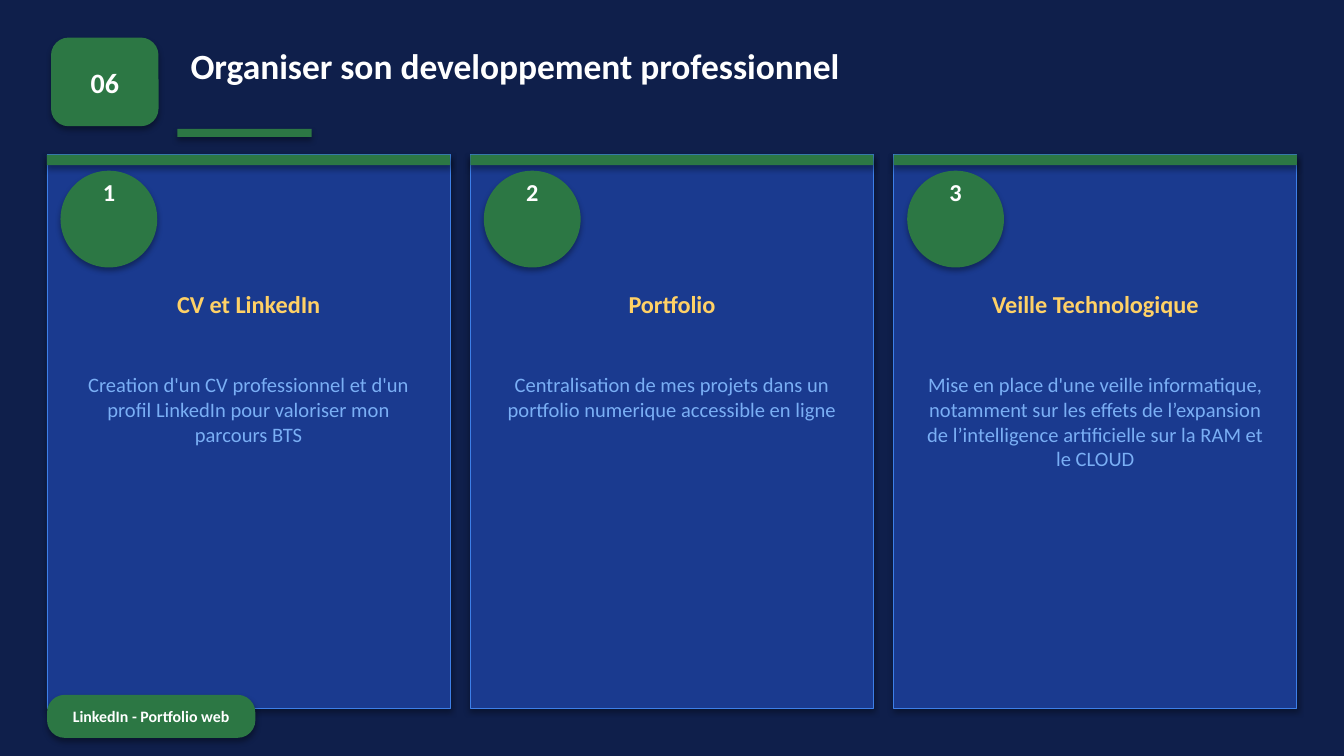
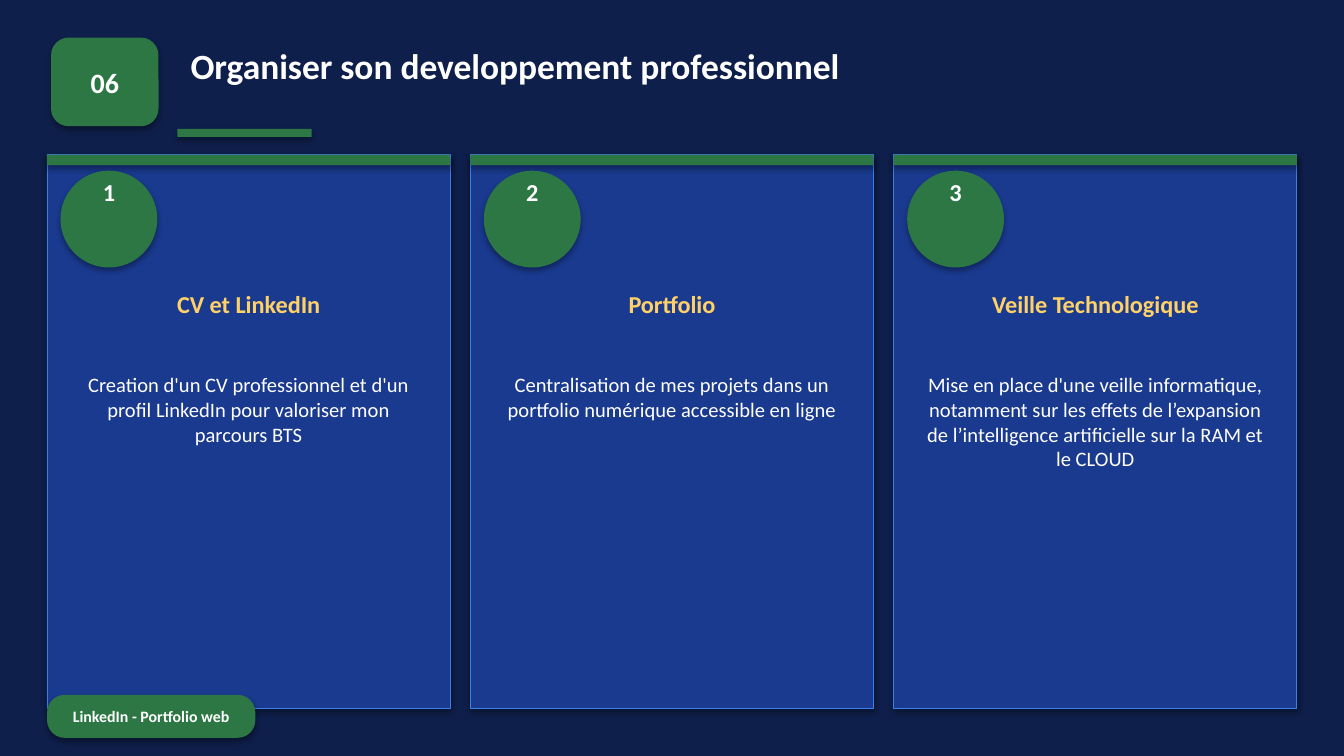
Before and after one commit to Kevincrl/kevincrl.github.io, a slide deck: slide 10 of Compte_Rendu/Presentation_bts_final.pptx. Drawn at 1344x756 pixels with LibreOffice and Linux fonts; fonts in the diff are those of the drawing. Boxes give left, top, right and bottom in pixels: in the first picture for what was removed or moved away, otherwise in the second. Text is boxed around its words. In the diff, an @@ line names an element or a change of style, - is before the commit and + after.

```diff
--- a/Compte_Rendu/Presentation_bts_final.pptx
+++ b/Compte_Rendu/Presentation_bts_final.pptx
@@ text "Creation d'un CV professionnel et ..." at <box>88,377,409,446</box>: text colour #7AAFF5 to #FFFFFF @@
@@ text at <box>508,377,835,421</box>: text changed; text colour #7AAFF5 to #FFFFFF @@
-Centralisation de mes projets dans un portfolio numerique accessible en ligne
+Centralisation de mes projets dans un portfolio numérique accessible en ligne
@@ text "Mise en place d'une veille ..." at <box>927,377,1263,466</box>: text colour #7AAFF5 to #FFFFFF @@
```
Also in this commit, not shown: 5 other slides changed.
